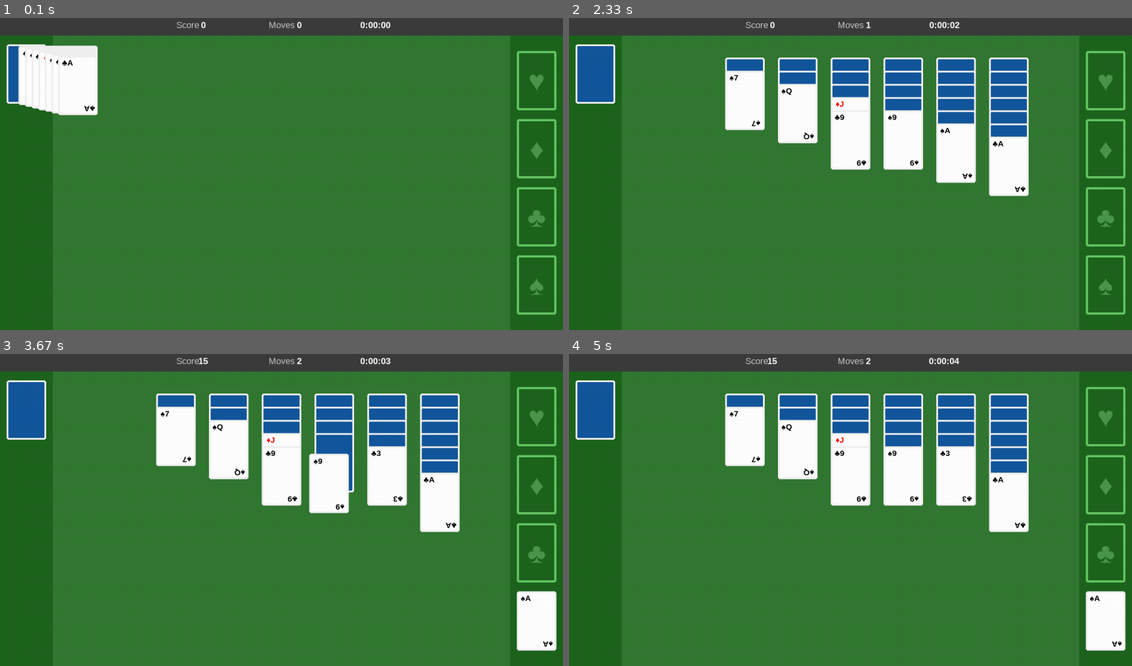
Above: before the commit, frames 1-4 (two rows, left to right).
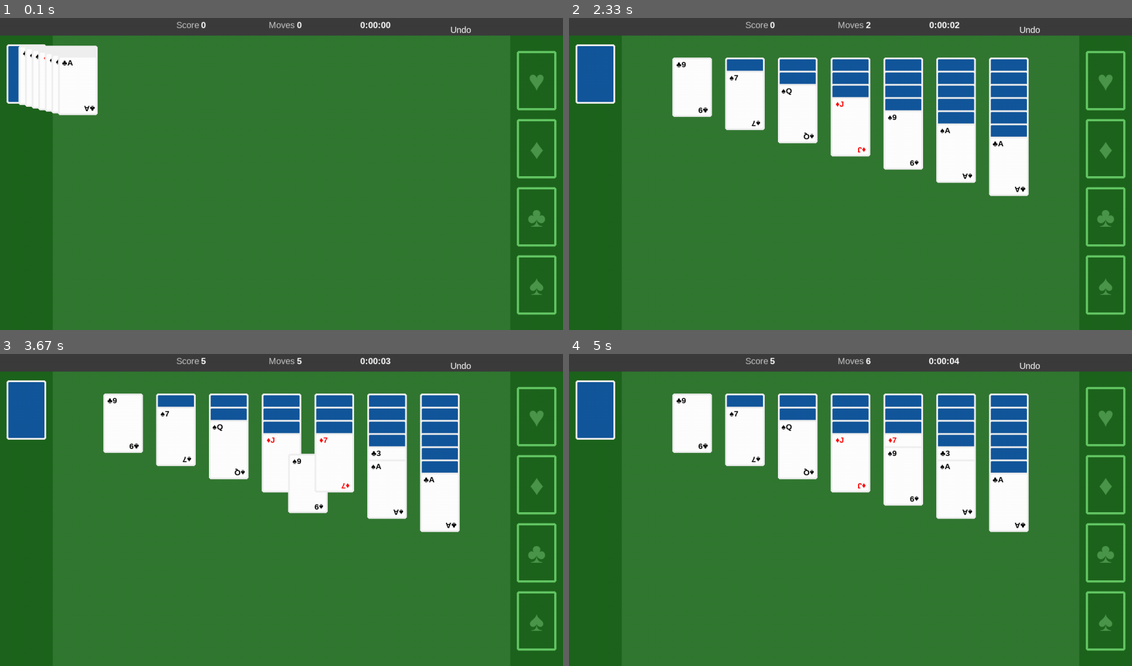
Above: after the commit, the same moments.

Repository: billydanke/Solitaire
Game: pygame game, started from Application.py
The game is run twice, just before and just after one commit, with the same random seed, the same clock (stepped at 60 frames per second) and the same inputs.
Inputs (mouse positions are in pixels of both pictures, inside the frame that each line leads up to):
- Up to frame 1 (0.1 s): no input
- Up to frame 2 (2.33 s): click (1030, 30) at 0.38 s, where only the run after the commit has a clickable "Undo"; click (681, 77) at 1.72 s; click (1030, 30) at 2.05 s, where only the run after the commit has a clickable "Undo"
- Up to frame 3 (3.67 s): click (394, 488) at 2.38 s; press the mouse at (461, 366) at 2.7 s; move the mouse to (399, 378) at 2.8 s; release the mouse at (337, 391) at 2.93 s; click (326, 488) at 3.55 s
- Up to frame 4 (5 s): press the mouse at (1030, 366) at 3.87 s; move the mouse to (878, 485) at 3.97 s; release the mouse at (726, 606) at 4.1 s

The runs differ from the first frame. In frame 1, less than 0.1% of the frame differs, in the area x 80-84%, y 2-5%; in frame 2, 1.8%; in frame 3, 4.6%, in the area x 18-99%, y 1-96%; in frame 4, 3.8%.

Commit message:
half added undo button. This is super broken still

Diff:
--- a/Card.py
+++ b/Card.py
@@ -4,6 +4,7 @@
 import ScoreManager
 import GameManager
 import GameManager
+import MoveStack
 import Utils
 
 class Card():
@@ -159,7 +160,7 @@
             # Assign the new ownership if applicable
             self.handleDestination(destination)
 
-    def handleDestination(self, destination):
+    def handleDestination(self, destination, addMoveToStack = True):
         if(destination != None):
             _,_,card = self.owner.getTopmostCard()
             if(self.owner.type != "DrawPile" and card != None and card.flippedOver): # Unflip the card above in the original lane
@@ -169,6 +170,10 @@
             # Calculate score from this move
             ScoreManager.HandleMove(self.owner.type, destination.type)
 
+            # Add this card movement to the moveStack
+            if(addMoveToStack):
+                MoveStack.AddMove(self,self.owner,destination)
+
             #print(f"Moving from {self.owner.type} to {destination.type}")
 
             self.owner = destination
@@ -176,10 +181,12 @@
             self.lerpTo(dropPosition[0], dropPosition[1], 0.1)
         else:
             self.lerpTo(self.dragSourceX, self.dragSourceY, 0.1)
+
         for card in DeckManager.grabbedCardList:
             if(card.parentCard != None):
                 card.owner = card.parentCard.owner
             card.owner.cards.append(card)
+
             # Check win condition
             GameManager.CheckForWinCondition()
 
--- /dev/null
+++ b/MoveStack.py
@@ -0,0 +1,57 @@
+import DeckManager
+import EventManager
+
+moveStack = [] # (Card, source, destination)
+
+def AddMove(card, source, destination):
+    moveStack.append((card,source,destination))
+
+def UndoMove():
+
+    if(not moveStack):
+        print("Attempted to undo an empty move stack!")
+        return
+
+    # Get the top move off of the stack and remove it from the stack (pop).
+    card,source,destination = moveStack.pop()
+
+    DeckManager.grabbedCardList.append(card)
+
+    # Get children cards and append them as well
+    childCards = card.owner.getChildCards(card)
+
+    # If the owner is DrawPile, set the cheaty flip on the card below
+    if(card.owner.type == "DrawPile"):
+        prevCard = None
+        if(len(card.owner.cards) > 1):
+            prevCard = card.owner.cards[-2]
+        if(prevCard != None and not (prevCard in card.owner.pileCards)):
+            # At this point, we know that the prevCard is the card below the topmost
+            prevCard.flippedOver = True
+            #print(f"set card {prevCard.labelText} to cheaty flipped")
+
+    card.owner.cards.remove(card)
+
+    for index,childCard in enumerate(childCards):
+        card.moveWithCard = True
+
+        # Get parent cards
+        if(index == 0):
+            childCard.parentCard = card
+        else:
+            childCard.parentCard = childCards[index-1]
+
+        # Set this card's parent's child to this. (lol confusing)
+        childCard.parentCard.childCard = childCard
+
+        DeckManager.grabbedCardList.append(childCard)
+        childCard.owner.cards.remove(childCard)
+        childCard.dragSourceX = childCard.x
+        childCard.dragSourceY = childCard.y
+
+    # Reset the card's owner to its source.
+    for card in DeckManager.grabbedCardList:
+            EventManager.cardList.remove(card)
+            EventManager.cardList.append(card)
+
+    card.handleDestination(source,False)
--- a/ScoreDisplay.py
+++ b/ScoreDisplay.py
@@ -1,5 +1,6 @@
 import EventManager
 import ScoreManager
+import MoveStack
 import GameManager
 import PyGameComponents
 
@@ -20,6 +21,8 @@
         self.movesDisplay = PyGameComponents.Text(self.x + self.width/2 + 40, self.y + self.height/2, "0", 'arial', 20, (255,255,255), True)
 
         self.timeDisplay = PyGameComponents.Text(self.x + self.width/3*2, self.y + self.height/2, "0:00:00", 'arial', 20, (255,255,255), True)
+
+        self.UndoButton = PyGameComponents.TextButton(self.x + self.width/5*4, self.y + self.height/2, "Undo", 20, (255,255,255), None, MoveStack.UndoMove)
 
         self.score = ScoreManager.score
         self.moves = ScoreManager.moves
@@ -58,3 +61,4 @@
             self.movesLabel.draw(screen)
             self.movesDisplay.draw(screen)
             self.timeDisplay.draw(screen)
+            self.UndoButton.draw(screen)
